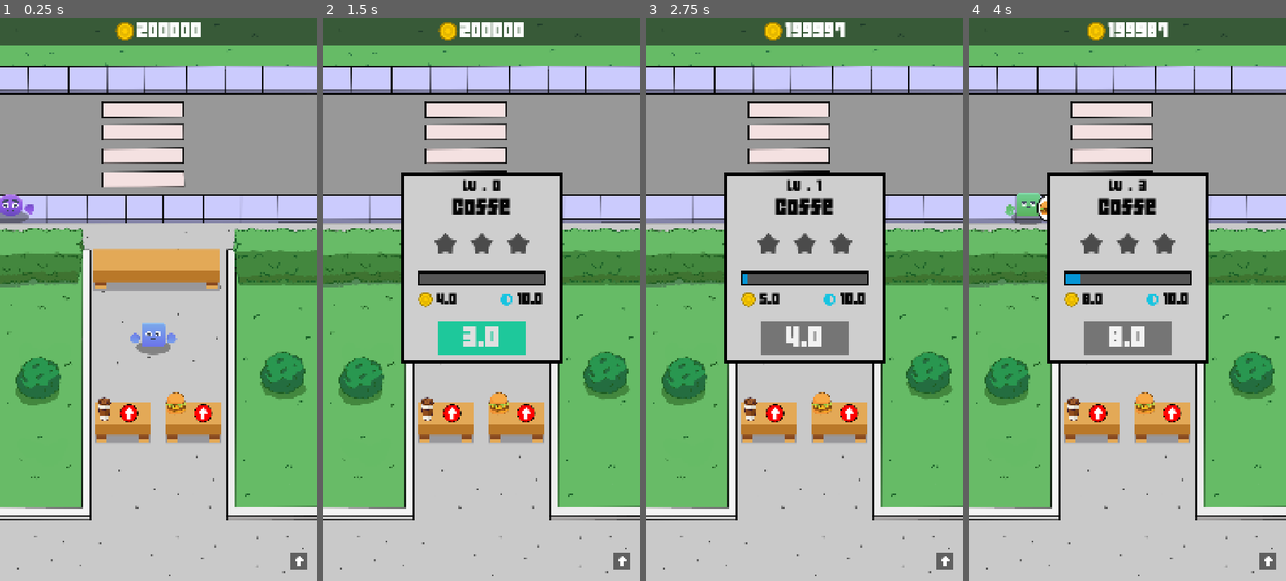
Above: before the commit, frames 1-4 (left to right).
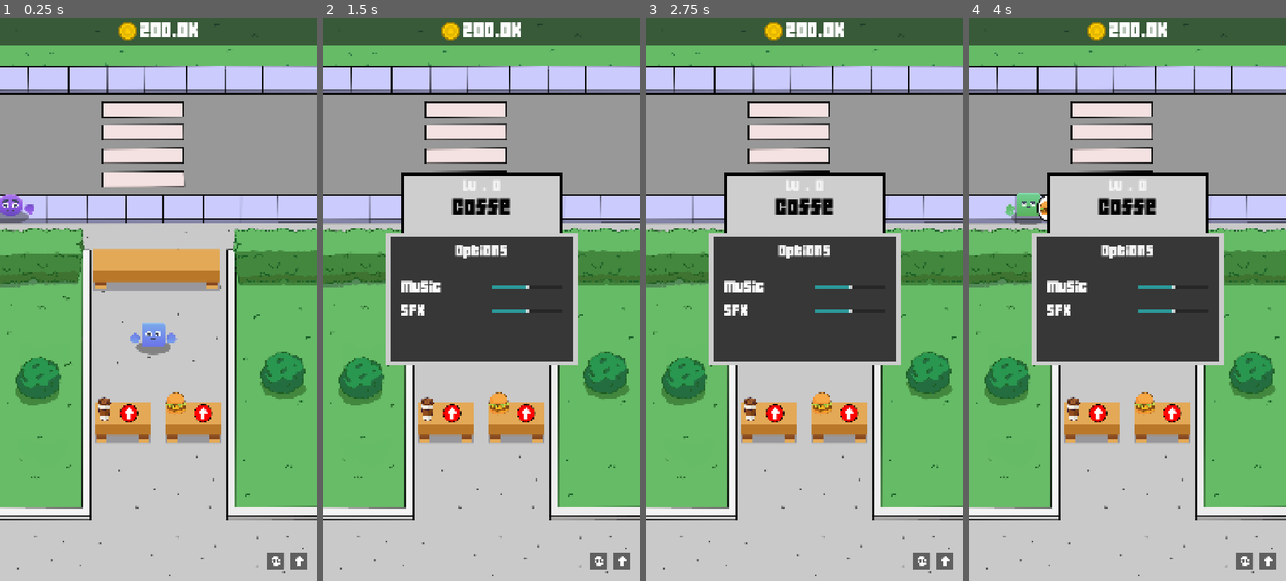
Above: after the commit, the same moments.

Repository: Sergiodevelopersk8/godotcurso2
Game: Godot game, scene res://scenes/Game/game.tscn
Same seed, same stepped clock (60 frames per second), same inputs: the game is played once before the commit and once after it.
Inputs (mouse positions are in pixels of both pictures, inside the frame that each line leads up to):
- Up to frame 1 (0.25 s): no input
- Up to frame 2 (1.5 s): click (598, 558) at 0.52 s; click (452, 412) at 1.25 s
- Up to frame 3 (2.75 s): click "3.0" at 2 s
- Up to frame 4 (4 s): click "4.0" (after the commit: "3.0") at 2.75 s; click "6.0" (after the commit: "3.0") at 3.5 s

The runs differ from the first frame. In frame 1, 0.6% of the frame differs, in the area x 36-90%, y 0-98%; in frame 2, 14%, in the area x 19-90%, y 0-98%; in frame 3, 14%; in frame 4, 14%.

Commit message:
fin del proyecto

Diff:
--- a/idletycoonclone/Label_40_black.tres
+++ b/idletycoonclone/Label_40_black.tres
@@ -5,4 +5,4 @@
 [resource]
 font = ExtResource("1_b43o7")
 font_size = 48
-font_color = Color(0.0177324, 0.0177324, 0.0177324, 1)
+font_color = Color(0.95158, 0.95158, 0.95158, 1)
--- a/idletycoonclone/autoloads/game_manager.gd
+++ b/idletycoonclone/autoloads/game_manager.gd
@@ -57,3 +57,21 @@
 	coin_instance.emitting = true
 	#señal para finalizar y eliminar de memoria con funcion anonima
 	coin_instance.finished.connect(func(): coin_instance.queue_free())
+
+
+
+#funcion de formato de monedas
+func format_coins(amount : int) -> String:
+	var suffixes : Array = ["","K","M","B","T","Q"]
+	#alamacena un index
+	var index = 0
+	var display_amount := float(amount)
+
+	while display_amount >= 1000 and index < suffixes.size() - 1:
+		display_amount /= 1000
+		index +=1
+	return str(round_to_decimal(display_amount)) + suffixes[index]
+
+
+func round_to_decimal(amount:float) -> float:
+	return floor(amount * 100 ) / 100.0
--- a/idletycoonclone/scenes/Game/game.tscn
+++ b/idletycoonclone/scenes/Game/game.tscn
@@ -23,6 +23,8 @@
 [ext_resource type="FontFile" uid="uid://due6jbyye53ld" path="res://Idle Tycoon Assets/Fonts/font_score.ttf" id="21_ultrl"]
 [ext_resource type="Texture2D" uid="uid://cfqdpejwaopsw" path="res://Idle Tycoon Assets/Sprites/UI/arrowUp.png" id="22_80bkf"]
 [ext_resource type="Texture2D" uid="uid://jf60677t635w" path="res://Idle Tycoon Assets/Sprites/Characters/face_a.png" id="22_ultrl"]
+[ext_resource type="Texture2D" uid="uid://dil20vk4ba28w" path="res://Idle Tycoon Assets/Sprites/UI/gear.png" id="23_my6rh"]
+[ext_resource type="LabelSettings" uid="uid://nm64xyi8l5da" path="res://Label_40_black.tres" id="24_i3l22"]
 
 [sub_resource type="LabelSettings" id="LabelSettings_80bkf"]
 font = ExtResource("21_ultrl")
@@ -57,6 +59,20 @@
 bg_color = Color(0.137255, 0.592157, 0, 1)
 shadow_size = 2
 shadow_offset = Vector2(1, 1)
+
+[sub_resource type="StyleBoxFlat" id="StyleBoxFlat_my6rh"]
+bg_color = Color(0.215686, 0.215686, 0.215686, 1)
+border_width_left = 12
+border_width_top = 12
+border_width_right = 12
+border_width_bottom = 12
+
+[sub_resource type="LabelSettings" id="LabelSettings_my6rh"]
+font = ExtResource("21_ultrl")
+font_size = 48
+
+[sub_resource type="StyleBoxFlat" id="StyleBoxFlat_dadte"]
+bg_color = Color(0.172549, 0.6, 0.6, 1)
 
 [node name="Game" type="Node2D"]
 
@@ -221,6 +237,18 @@
 grow_vertical = 0
 icon = ExtResource("22_80bkf")
 
+[node name="OptionsButton" type="Button" parent="GameUI/ButtomBar"]
+layout_mode = 1
+anchors_preset = 2
+anchor_top = 1.0
+anchor_bottom = 1.0
+offset_left = 369.0
+offset_top = -99.0
+offset_right = 427.0
+offset_bottom = -41.0
+grow_vertical = 0
+icon = ExtResource("23_my6rh")
+
 [node name="Shop" type="Panel" parent="GameUI"]
 visible = false
 custom_minimum_size = Vector2(700, 1000)
@@ -550,12 +578,97 @@
 text = "50
 "
 
+[node name="Options" type="Panel" parent="GameUI"]
+visible = false
+custom_minimum_size = Vector2(650, 450)
+anchors_preset = 8
+anchor_left = 0.5
+anchor_top = 0.5
+anchor_right = 0.5
+anchor_bottom = 0.5
+offset_left = -325.0
+offset_top = -225.0
+offset_right = 325.0
+offset_bottom = 225.0
+grow_horizontal = 2
+grow_vertical = 2
+theme_override_styles/panel = SubResource("StyleBoxFlat_my6rh")
+
+[node name="VBoxContainer" type="VBoxContainer" parent="GameUI/Options"]
+custom_minimum_size = Vector2(550, 180)
+layout_mode = 1
+anchors_preset = 8
+anchor_left = 0.5
+anchor_top = 0.5
+anchor_right = 0.5
+anchor_bottom = 0.5
+offset_left = -20.0
+offset_top = -20.0
+offset_right = 20.0
+offset_bottom = 20.0
+grow_horizontal = 2
+grow_vertical = 2
+theme_override_constants/separation = 30
+alignment = 1
+
+[node name="HBoxContainer" type="HBoxContainer" parent="GameUI/Options/VBoxContainer"]
+layout_mode = 2
+
+[node name="Label" type="Label" parent="GameUI/Options/VBoxContainer/HBoxContainer"]
+layout_mode = 2
+text = "Music"
+label_settings = SubResource("LabelSettings_my6rh")
+
+[node name="MusicSlider" type="HSlider" parent="GameUI/Options/VBoxContainer/HBoxContainer"]
+custom_minimum_size = Vector2(240, 0)
+layout_mode = 2
+size_flags_horizontal = 10
+size_flags_vertical = 1
+theme_override_styles/grabber_area = SubResource("StyleBoxFlat_dadte")
+max_value = 1.0
+step = 0.01
+value = 0.5
+
+[node name="HBoxContainer2" type="HBoxContainer" parent="GameUI/Options/VBoxContainer"]
+layout_mode = 2
+
+[node name="Label" type="Label" parent="GameUI/Options/VBoxContainer/HBoxContainer2"]
+layout_mode = 2
+text = "SFX"
+label_settings = SubResource("LabelSettings_my6rh")
+
+[node name="SFXSlider" type="HSlider" parent="GameUI/Options/VBoxContainer/HBoxContainer2"]
+custom_minimum_size = Vector2(240, 0)
+layout_mode = 2
+size_flags_horizontal = 10
+size_flags_vertical = 1
+theme_override_styles/grabber_area = SubResource("StyleBoxFlat_dadte")
+max_value = 1.0
+step = 0.01
+value = 0.5
+
+[node name="Label" type="Label" parent="GameUI/Options"]
+layout_mode = 1
+anchors_preset = 5
+anchor_left = 0.5
+anchor_right = 0.5
+offset_left = -89.0
+offset_top = 35.0
+offset_right = 89.0
+offset_bottom = 84.0
+grow_horizontal = 2
+text = "Options"
+label_settings = ExtResource("24_i3l22")
+
 [connection signal="timeout" from="CustomerManager/SpawnTimer" to="CustomerManager" method="_on_spawn_timer_timeout"]
 [connection signal="pressed" from="GameUI/CoffeButton" to="GameUI" method="_on_coffe_button_pressed"]
 [connection signal="pressed" from="GameUI/BurgerButton" to="GameUI" method="_on_burger_button_pressed"]
 [connection signal="pressed" from="GameUI/ButtomBar/ShopButton" to="GameUI" method="_on_shop_button_pressed"]
+[connection signal="pressed" from="GameUI/ButtomBar/OptionsButton" to="GameUI" method="_on_options_button_pressed"]
 [connection signal="pressed" from="GameUI/Shop/VBoxContainer/NewCashierCard_1/NewCashierButton_1" to="GameUI" method="_on_new_cashier_button_1_pressed"]
 [connection signal="pressed" from="GameUI/Shop/VBoxContainer/FasterCoffeCard/FasterCoffeButton" to="GameUI" method="_on_faster_coffe_button_pressed"]
 [connection signal="pressed" from="GameUI/Shop/VBoxContainer/NewCashierCard_2/NewCashierButton_2" to="GameUI" method="_on_new_cashier_button_2_pressed"]
 [connection signal="pressed" from="GameUI/Shop/VBoxContainer/FasterBurgerCard/FasterBurgerButton" to="GameUI" method="_on_faster_burger_button_pressed"]
 [connection signal="pressed" from="GameUI/Shop/VBoxContainer/NewCashierCard_3/NewCashierButton_3" to="GameUI" method="_on_new_cashier_button_3_pressed"]
+[connection signal="value_changed" from="GameUI/Options/VBoxContainer/HBoxContainer/MusicSlider" to="GameUI" method="_on_music_slider_value_changed"]
+[connection signal="value_changed" from="GameUI/Options/VBoxContainer/HBoxContainer2/SFXSlider" to="GameUI" method="_on_sfx_slider_value_changed"]
--- a/idletycoonclone/scenes/Game/game_ui.gd
+++ b/idletycoonclone/scenes/Game/game_ui.gd
@@ -20,6 +20,11 @@
 @onready var new_cashier_card_3: Panel = %NewCashierCard_3
 @onready var new_cashier_button_3: Button = %NewCashierButton_3
 
+#referencia a panel de opciones
+@onready var options: Panel = $Options
+
+
+
 #variables para modificar precios en el inspector
 @export var cashier1_cost:= 50
 @export var cashier2_cost:= 500
@@ -33,16 +38,16 @@
 	coffe_upgrade_panel.init_upgrade_panel(GameManager.coffe)
 	burger_upgrade_panel.init_upgrade_panel(GameManager.burger)
 
-	new_cashier_button_1.text = str(cashier1_cost)
-	new_cashier_button_2.text = str(cashier2_cost)
-	new_cashier_button_3.text = str(cashier3_cost)
+	new_cashier_button_1.text = GameManager.format_coins(cashier1_cost)
+	new_cashier_button_2.text = GameManager.format_coins(cashier2_cost)
+	new_cashier_button_3.text = GameManager.format_coins(cashier3_cost)
 
-	faster_burger_button.text = str(faster_burger_cost)
-	faster_coffe_button.text = str(faster_coffe_cost)
+	faster_burger_button.text = GameManager.format_coins(faster_burger_cost)
+	faster_coffe_button.text = GameManager.format_coins(faster_coffe_cost)
 
 
 func _process(delta: float) -> void:
-	current_coins.text = str(GameManager.current_coins)
+	current_coins.text = GameManager.format_coins(GameManager.current_coins)
 
 #abrir o cerrar panel shop
 func open_close_shop_panel():
@@ -141,3 +146,22 @@
 
 func _on_shop_button_pressed() -> void:
 	open_close_shop_panel()
+
+
+func _on_music_slider_value_changed(value: float) -> void:
+	var music_index = AudioServer.get_bus_index("Music")
+	#accedemos al bus
+	AudioServer.set_bus_volume_db(music_index, linear_to_db(value))
+
+
+func _on_sfx_slider_value_changed(value: float) -> void:
+	var sfx_index = AudioServer.get_bus_index("SFX")
+	#accedemos al bus
+	AudioServer.set_bus_volume_db(sfx_index, linear_to_db(value))
+
+
+func _on_options_button_pressed() -> void:
+	if options.visible:
+		options.visible = false
+	else:
+		options.visible = true
--- a/idletycoonclone/scenes/ui/upgrade_panel.gd
+++ b/idletycoonclone/scenes/ui/upgrade_panel.gd
@@ -47,15 +47,15 @@
 	#actualizar nombre
 	item_name.text = item_ref.id
 	#actualizar nivel y casteo a string
-	level.text = str(item_ref.current_level)
+
 	#nivel actual
 	level.text = "Lv . %s" % item_ref.current_level
 	#valor del profit
-	profit.text = str(item_ref.profit)
+	profit.text = GameManager.format_coins(item_ref.profit)
 	#valor de cocinado
 	cook_time.text = str(item_ref.cook_time)
 	#costo de mejora
-	upgrade_button.text = str(item_ref.upgrade_cost)
+	upgrade_button.text = GameManager.format_coins(item_ref.upgrade_cost)
 
 #actualizar barra d eprogreso
 
Not shown: 1 places in idletycoonclone/scenes/Game/game.tscn that only renumber resources
